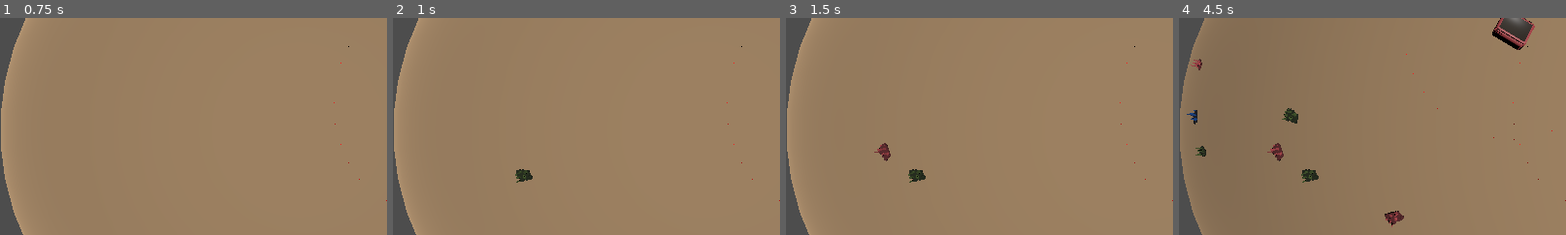
Above: before the commit, frames 1-4 (left to right).
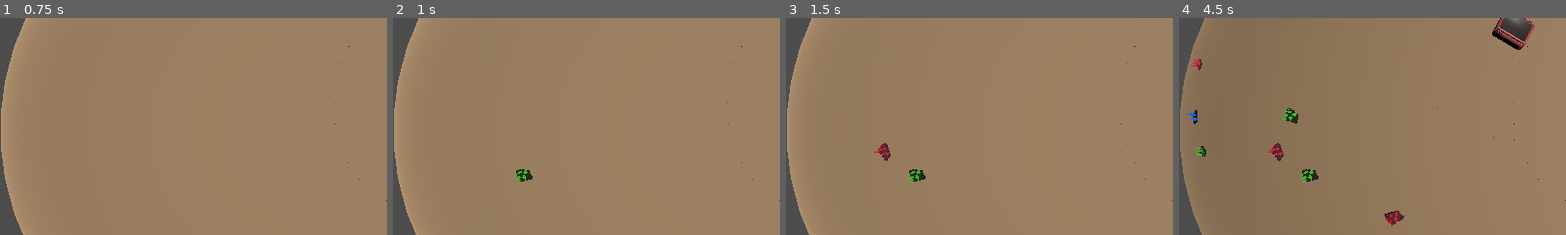
Above: after the commit, the same moments.

Repository: ShadowCurse/gmtk_2024
Game: Godot game, scene res://solar_system.tscn
Same seed, same stepped clock (60 frames per second), same inputs: the game is played once before the commit and once after it.
Inputs (mouse positions are % of the whole screen's width and height, from its top left):
- Up to frame 1 (0.75 s): tap Enter at 0.5 s; move the mouse to (72, 45) at 0.52 s; hold Right (ui_right) from 0.53 s (still down); tap W (place_hub) at 0.6 s; click (72, 45) at 0.67 s
- Up to frame 2 (1 s): keep holding Right (ui_right)
- Up to frame 3 (1.5 s): tap Space at 1.25 s; move the mouse to (30, 55) at 1.27 s; release Right (ui_right) at 1.28 s; hold Down (ui_down) from 1.28 s (still down); tap Q (place_resource) at 1.35 s
- Up to frame 4 (4.5 s): move the mouse to (60, 28) at 2.02 s; release Down (ui_down) at 2.03 s; hold Right (ui_right) 2.03-2.78 s; tap W (place_hub) at 2.1, 3.6 s; tap Enter at 2.75, 4.25 s; move the mouse to (45, 70) at 2.77 s; hold Up (ui_up) 2.78-3.53 s; tap Q (place_resource) at 2.85, 4.35 s; click (45, 70) at 2.92 s; tap Space at 3.5 s; move the mouse to (80, 65) at 3.52 s; hold Left (ui_left) from 3.53 s (still down); move the mouse to (20, 35) at 4.27 s
The pictures show only the part of the screen within x 17-67%, y 24-74%; the shares and areas given below are measured in that part.

Frame 1 is identical in both runs. In frame 2, less than 0.1% of the frame differs, in the area x 31-35%, y 70-76%; in frame 3, 0.1%; in frame 4, 0.4%, in the area x 2-57%, y 19-97%.

Commit message:
rocks glow now + worker hold rocks

Diff:
--- a/worker_resource_blue.tscn
+++ b/worker_resource_blue.tscn
@@ -1,13 +1,9 @@
-[gd_scene load_steps=3 format=3 uid="uid://8sax6s55iui6"]
+[gd_scene load_steps=2 format=3 uid="uid://8sax6s55iui6"]
 
-[sub_resource type="BoxMesh" id="BoxMesh_a41yt"]
-size = Vector3(0.5, 0.5, 0.5)
-
-[sub_resource type="StandardMaterial3D" id="StandardMaterial3D_ueutm"]
-albedo_color = Color(0, 0.426644, 0.913511, 1)
+[ext_resource type="PackedScene" uid="uid://dxrwbvfroygrl" path="res://assets/rock_blue.glb" id="1_ri3uk"]
 
 [node name="worker_resource_blue" type="Node3D"]
+transform = Transform3D(0.2, 0, 0, 0, 0.2, 0, 0, 0, 0.2, 0, 0, 0)
 
-[node name="MeshInstance3D" type="MeshInstance3D" parent="."]
-mesh = SubResource("BoxMesh_a41yt")
-surface_material_override/0 = SubResource("StandardMaterial3D_ueutm")
+[node name="rock_blue" parent="." instance=ExtResource("1_ri3uk")]
+transform = Transform3D(0.5, 0, 0, 0, 0.5, 0, 0, 0, 0.5, 6.05126, -1.66045, -4.06158)
--- a/worker_resource_green.tscn
+++ b/worker_resource_green.tscn
@@ -1,13 +1,9 @@
-[gd_scene load_steps=3 format=3 uid="uid://ds55ygqu05f8t"]
+[gd_scene load_steps=2 format=3 uid="uid://ds55ygqu05f8t"]
 
-[sub_resource type="BoxMesh" id="BoxMesh_1cec2"]
-size = Vector3(0.5, 0.5, 0.5)
-
-[sub_resource type="StandardMaterial3D" id="StandardMaterial3D_pvchj"]
-albedo_color = Color(7.46027e-07, 0.572517, 0.225945, 1)
+[ext_resource type="PackedScene" uid="uid://rcnpm6il5aen" path="res://assets/rock_green.glb" id="1_aoew2"]
 
 [node name="worker_resource_green" type="Node3D"]
+transform = Transform3D(0.2, 0, 0, 0, 0.2, 0, 0, 0, 0.2, 0, 0, 0)
 
-[node name="MeshInstance3D" type="MeshInstance3D" parent="."]
-mesh = SubResource("BoxMesh_1cec2")
-surface_material_override/0 = SubResource("StandardMaterial3D_pvchj")
+[node name="rock_green" parent="." instance=ExtResource("1_aoew2")]
+transform = Transform3D(0.5, 0, 0, 0, 0.5, 0, 0, 0, 0.5, 4.91368, -1.78799, -4.60301)
--- a/worker_resource_red.tscn
+++ b/worker_resource_red.tscn
@@ -1,13 +1,9 @@
-[gd_scene load_steps=3 format=3 uid="uid://dviy5m8m33yef"]
+[gd_scene load_steps=2 format=3 uid="uid://dviy5m8m33yef"]
 
-[sub_resource type="BoxMesh" id="BoxMesh_oly78"]
-size = Vector3(0.5, 0.5, 0.5)
-
-[sub_resource type="StandardMaterial3D" id="StandardMaterial3D_3yake"]
-albedo_color = Color(0.820982, 0.00770195, 2.88785e-07, 1)
+[ext_resource type="PackedScene" uid="uid://b2p4m6i31yupo" path="res://assets/rock_red.glb" id="1_kwjrs"]
 
 [node name="worker_resource_red" type="Node3D"]
+transform = Transform3D(0.2, 0, 0, 0, 0.2, 0, 0, 0, 0.2, 0, 0, 0)
 
-[node name="MeshInstance3D" type="MeshInstance3D" parent="."]
-mesh = SubResource("BoxMesh_oly78")
-surface_material_override/0 = SubResource("StandardMaterial3D_3yake")
+[node name="rock_red" parent="." instance=ExtResource("1_kwjrs")]
+transform = Transform3D(0.5, 0, 0, 0, 0.5, 0, 0, 0, 0.5, 5.15877, -1.69796, -4.37311)
Binary file changed: assets/pile_blue.glb
Binary file changed: assets/pile_green.glb
Binary file changed: assets/pile_red.glb
Binary file added: assets/rock_blue.glb
Not shown, added: assets/rock_blue.glb.import
Binary file added: assets/rock_green.glb
Not shown, added: assets/rock_green.glb.import
Binary file added: assets/rock_red.glb
Not shown, added: assets/rock_red.glb.import
